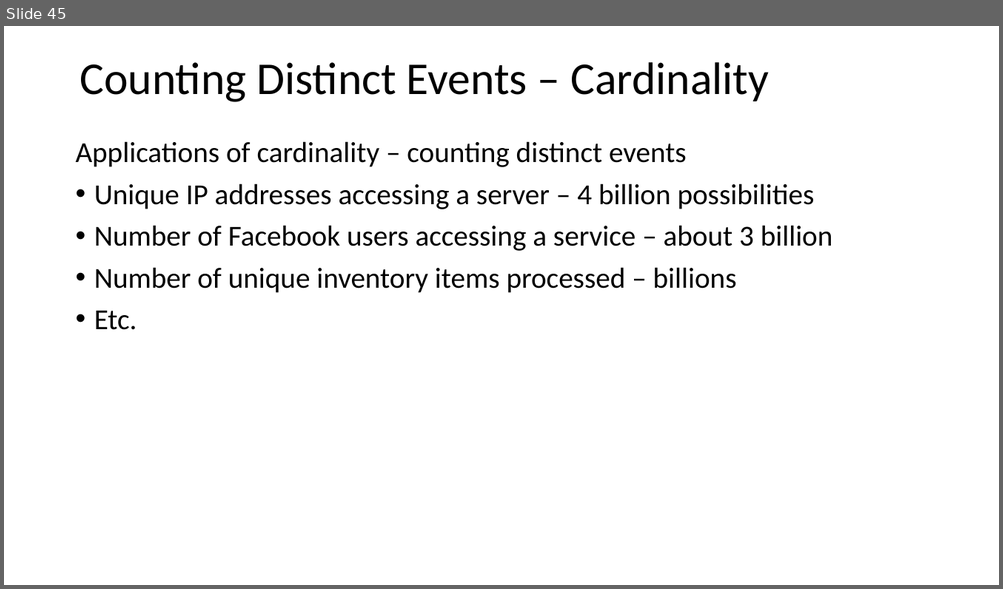
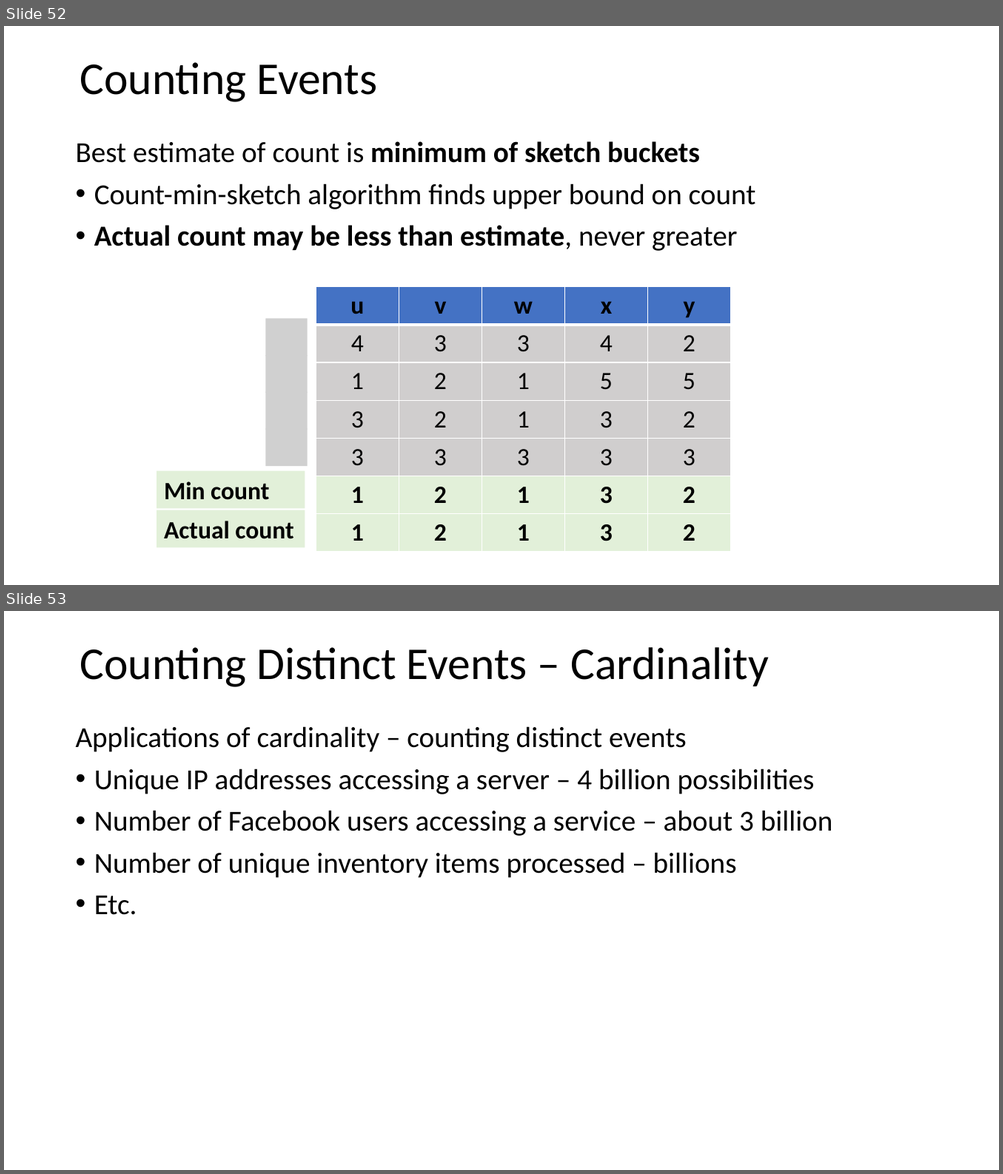
Before and after one commit to StephenElston/CSCI-E-108, a slide deck: slides/3_StreamingAnalytics.pptx. Shown one above the other, each under a label of ours: slide 45 before the commit, slides 52 and 53 after it. The pictures are 1003x589 and 1003x1174 pixels, drawn with LibreOffice and Linux fonts; fonts in the diff are those of the drawing; grey boxes stand for pictures. Boxes give left, top, right and bottom in pixels: in the first picture for what was removed or moved away, otherwise in the second. Text is boxed around its words. In the diff, an @@ line names an element or a change of style, - is before the commit and + after.

Commit message:
Added count-min-sketch example

```diff
--- a/slides/3_StreamingAnalytics.pptx
+++ b/slides/3_StreamingAnalytics.pptx
@@ slide 52 added at [4,26,999,585], background #FFFFFF @@
@@ text added at [79,62,377,102], 44 pt, text #000000 @@
+Counting Events
@@ text added at [76,141,756,251], 28 pt, text #000000 @@
+Best estimate of count is minimum of sketch buckets
+• Count-min-sketch algorithm finds upper bound on count
+• Actual count may be less than estimate, never greater
@@ table added at [316,287,730,548], 7 rows, 5 columns @@
+u | v | w | x | y
+4 | 3 | 3 | 4 | 2
+1 | 2 | 1 | 5 | 5
+3 | 2 | 1 | 3 | 2
+3 | 3 | 3 | 3 | 3
+1 | 2 | 1 | 3 | 2
+1 | 2 | 1 | 3 | 2
@@ picture added at [266,318,307,356] @@
@@ picture added at [266,356,307,393] @@
@@ picture added at [266,392,307,429] @@
@@ picture added at [266,429,307,466] @@
@@ rectangle added at [156,471,304,508], fill #E2F0D9, 24 pt, text #000000, bold @@
+Min count
@@ rectangle added at [156,511,304,548], fill #E2F0D9, 24 pt, text #000000, bold @@
+Actual count
@@ what was slide 45 is now slide 53 @@
```
Also in this commit, not shown: 1 slide changed, 6 other slides added.
